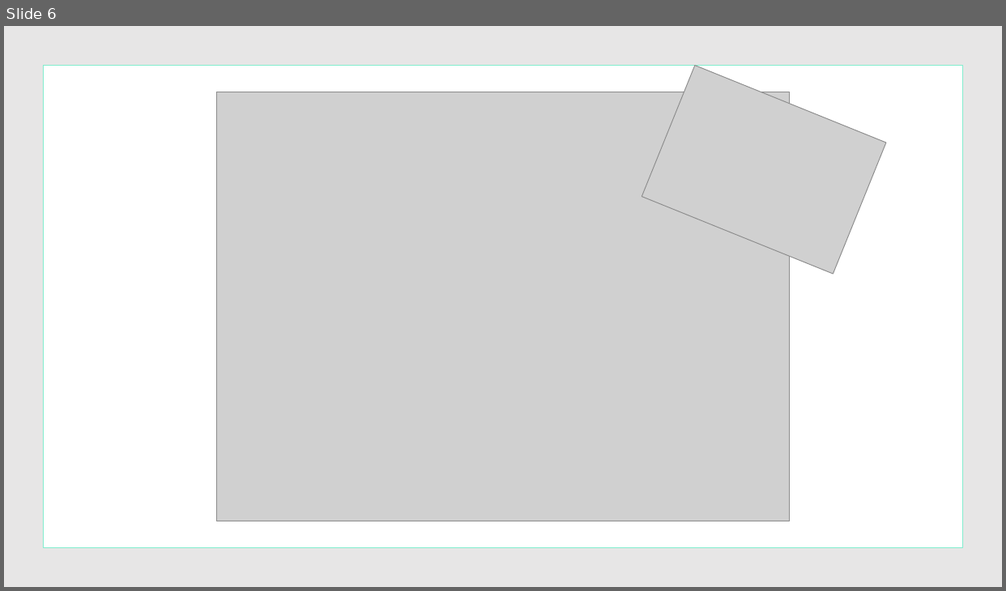
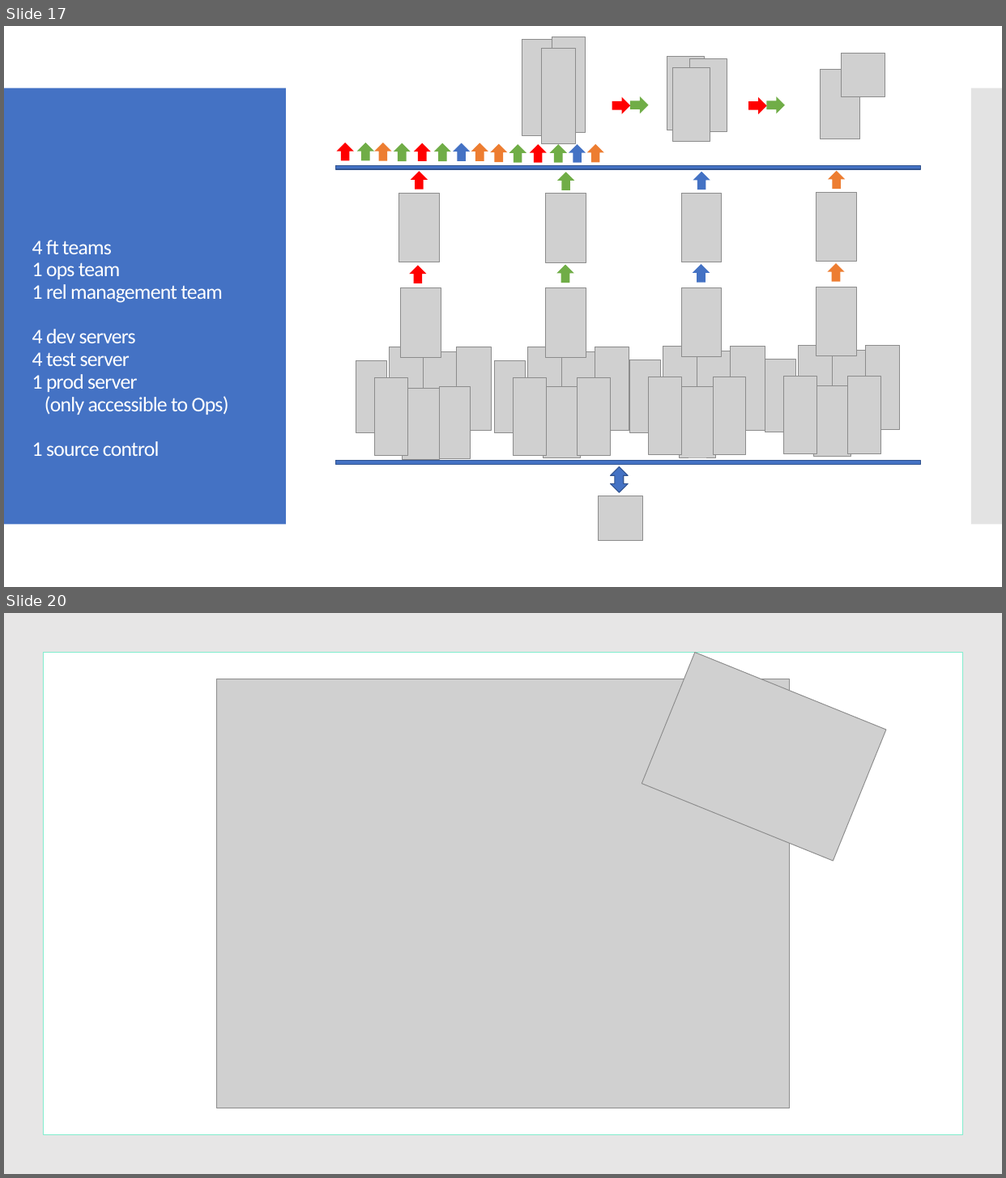
Before and after one commit to milodotnet/bootcamp, a slide deck: Bootcamp-ContinuousDelivery.pptx. Shown one above the other, each under a label of ours: slide 6 before the commit, slides 17 and 20 after it; the slides between them are not shown. The pictures are 1006x591 and 1006x1178 pixels, drawn with LibreOffice and Linux fonts; fonts in the diff are those of the drawing; grey boxes stand for pictures. Boxes give left, top, right and bottom in pixels: in the first picture for what was removed or moved away, otherwise in the second. Text is boxed around its words. In the diff, an @@ line names an element or a change of style, - is before the commit and + after.

```diff
--- a/Bootcamp-ContinuousDelivery.pptx
+++ b/Bootcamp-ContinuousDelivery.pptx
@@ slide 17 added at bbox=[4, 26, 1002, 587], background #FFFFFF @@
@@ picture added at bbox=[522, 40, 556, 135] @@
@@ picture added at bbox=[543, 49, 576, 144] @@
@@ picture added at bbox=[552, 37, 586, 132] @@
@@ picture added at bbox=[667, 57, 705, 130] @@
@@ picture added at bbox=[673, 68, 710, 141] @@
@@ picture added at bbox=[690, 58, 727, 131] @@
@@ picture added at bbox=[820, 70, 860, 139] @@
@@ picture added at bbox=[841, 53, 884, 96] @@
@@ rectangle added at bbox=[4, 88, 286, 525], fill #4472C4 @@
@@ up arrow added at bbox=[612, 96, 630, 114], fill #FF0000 @@
@@ up arrow added at bbox=[630, 96, 648, 114], fill #70AD47 @@
@@ up arrow added at bbox=[748, 96, 766, 114], fill #FF0000 @@
@@ up arrow added at bbox=[767, 96, 785, 114], fill #70AD47 @@
@@ rectangle added at bbox=[971, 88, 1002, 525], fill #C8C8C8 at 50% opacity @@
@@ up arrow added at bbox=[336, 143, 354, 160], fill #FF0000 @@
@@ up arrow added at bbox=[357, 143, 374, 160], fill #70AD47 @@
@@ up arrow added at bbox=[374, 143, 392, 160], fill #ED7D31 @@
@@ up arrow added at bbox=[394, 143, 411, 160], fill #70AD47 @@
@@ up arrow added at bbox=[414, 143, 431, 160], fill #FF0000 @@
@@ up arrow added at bbox=[434, 143, 451, 160], fill #70AD47 @@
@@ up arrow added at bbox=[454, 143, 471, 160], fill #4472C4 @@
@@ up arrow added at bbox=[471, 143, 488, 160], fill #ED7D31 @@
@@ group added at bbox=[335, 144, 920, 541]: 37 pictures, 14 up arrows, 2 rectangles, 1 up down arrow @@
@@ text added at bbox=[32, 240, 229, 456], 20 pt, text #FFFFFF @@
+4 ft teams
+1 ops team
+1 rel management team
+4 dev servers
+4 test server
+1 prod server
+(only accessible to Ops)
+1 source control
@@ what was slide 6 is now slide 20 @@
```
Also in this commit, not shown: 1 slide changed, 14 other slides added, 1 slide removed.
